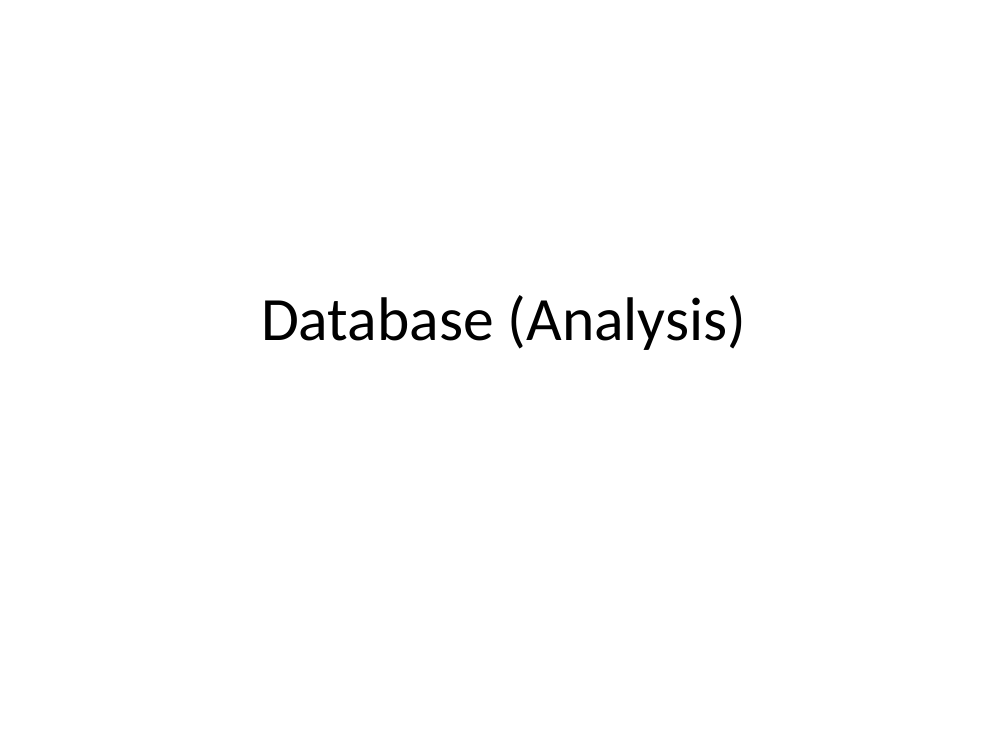
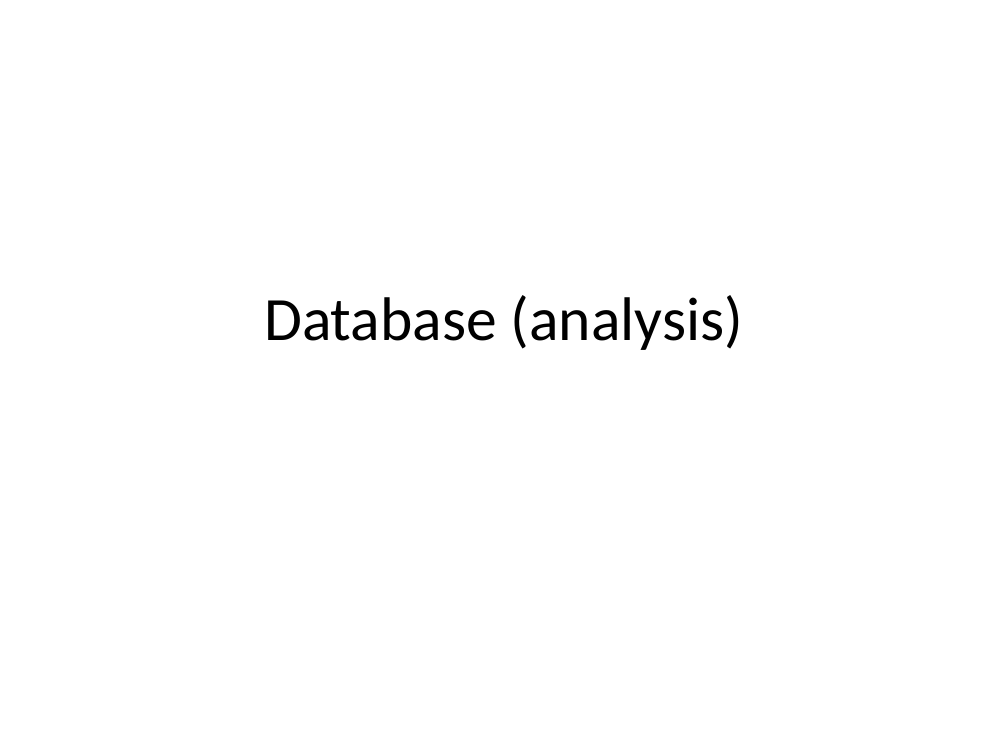
Before and after one commit to rhildred/INFO8985, a slide deck: slide 1 of database_analysis/slides.pptx. Drawn at 1008x756 pixels with LibreOffice and Linux fonts; fonts in the diff are those of the drawing. Boxes give left, top, right and bottom in pixels: in the first picture for what was removed or moved away, otherwise in the second. Text is boxed around its words. In the diff, an @@ line names an element or a change of style, - is before the commit and + after.

```diff
--- a/database_analysis/slides.pptx
+++ b/database_analysis/slides.pptx
@@ title at (264,295,743,350): text changed @@
-Database (Analysis)
+Database (analysis)
```
Also in this commit, not shown: 1 other slide changed, 17 slides added, 15 other files.
